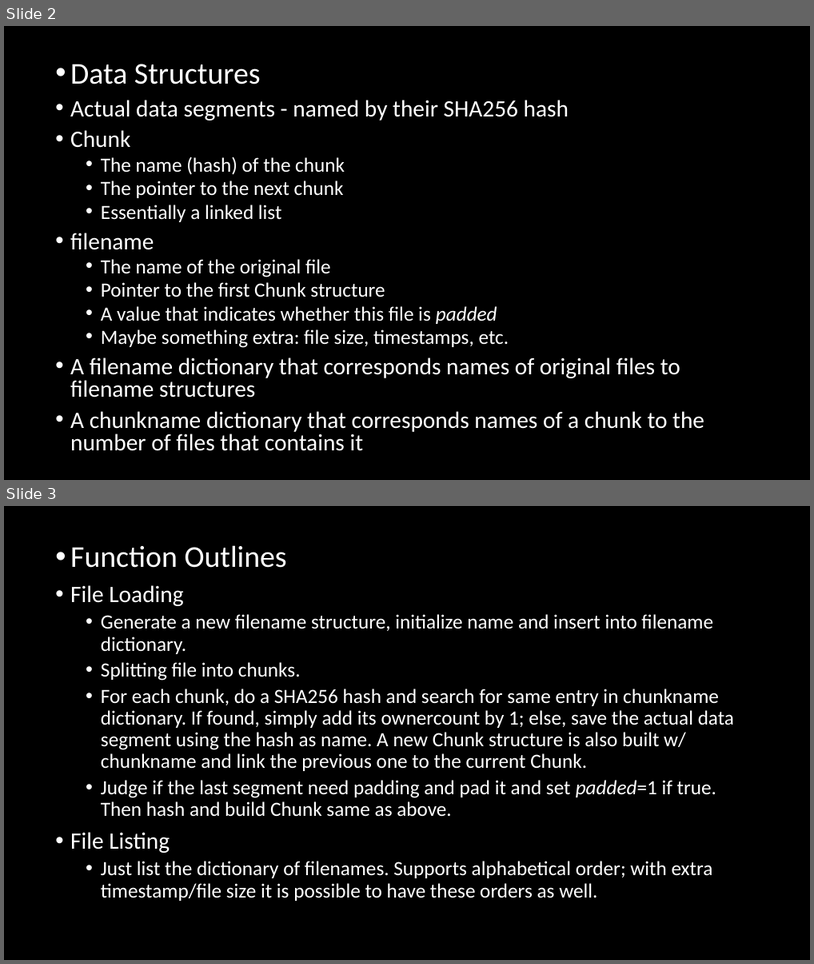
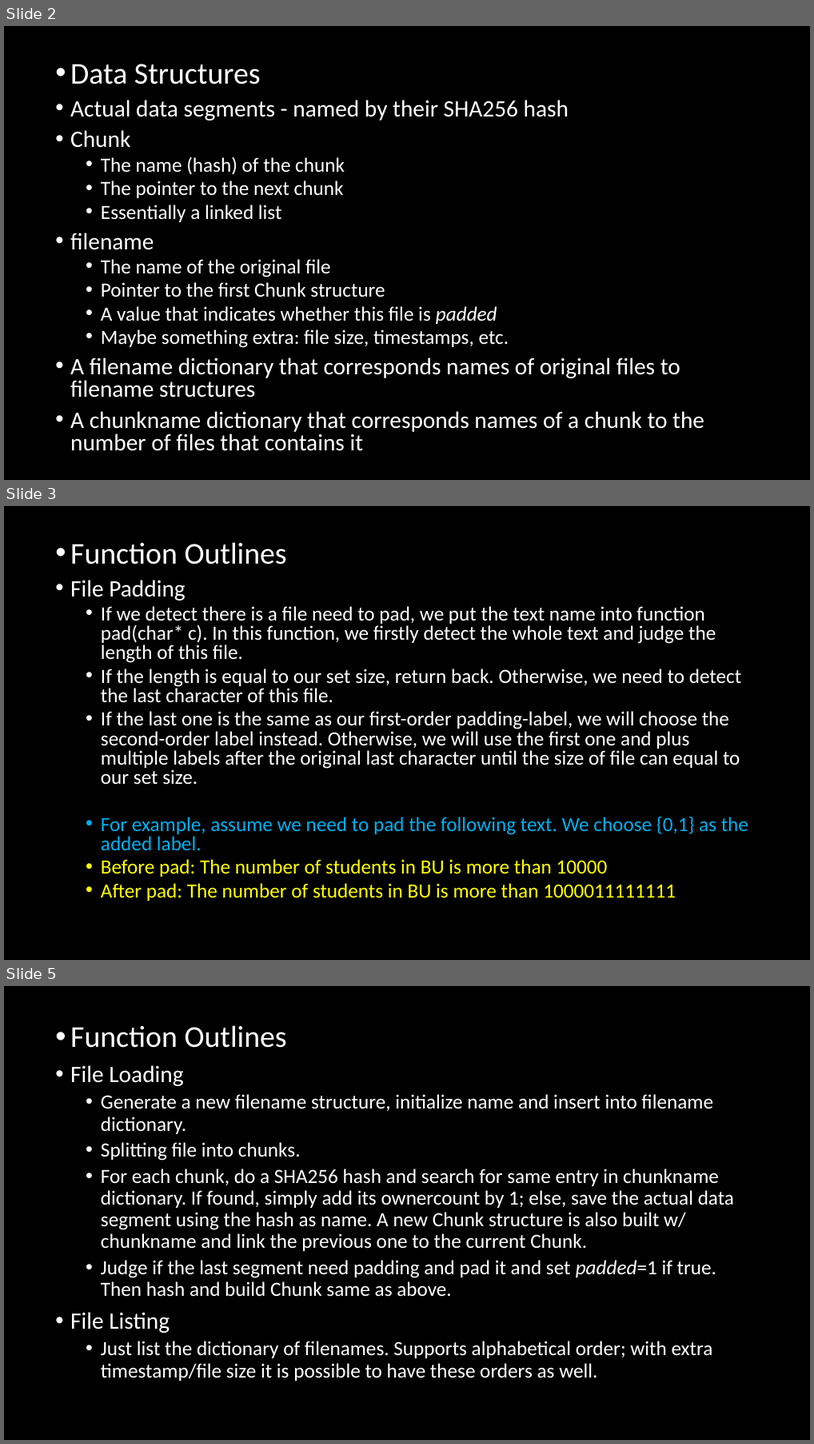
Before and after one commit to chenyq1997/proj-dropbox, a slide deck: EC504Project2.pptx. Shown one above the other, each under a label of ours: slides 2 and 3 before the commit, slides 2, 3 and 5 after it; the slides between them are not shown. The pictures are 814x964 and 814x1444 pixels, drawn with LibreOffice and Linux fonts; fonts in the diff are those of the drawing; background and template pictures are left out. Boxes give left, top, right and bottom in pixels: in the first picture for what was removed or moved away, otherwise in the second. Text is boxed around its words. In the diff, an @@ line names an element or a change of style, - is before the commit and + after.

```diff
--- a/EC504Project2.pptx
+++ b/EC504Project2.pptx
@@ slide 3 added at <box>4,506,810,960</box>, background #000000 @@
@@ text added at <box>70,542,749,900</box>, 24 pt, text #FFFFFF @@
+• Function Outlines
+• File Padding
+  • If we detect there is a file need to pad, we put the text name into function pad(char* c). In this function, we firstly detect the whole text and judge the length of this file.
+  • If the length is equal to our set size, return back. Otherwise, we need to detect the last character of this file.
+  • If the last one is the same as our first-order padding-label, we will choose the second-order label instead. Otherwise, we will use the first one and plus multiple labels after the original last character until the size of file can equal to our set size.
+  • For example, assume we need to pad the following text. We choose {0,1} as the added label.
+  • Before pad: The number of students in BU is more than 10000
+  • After pad: The number of students in BU is more than 1000011111111
@@ what was slide 3 is now slide 5 @@
```
Also in this commit, not shown: 1 other slide added.
